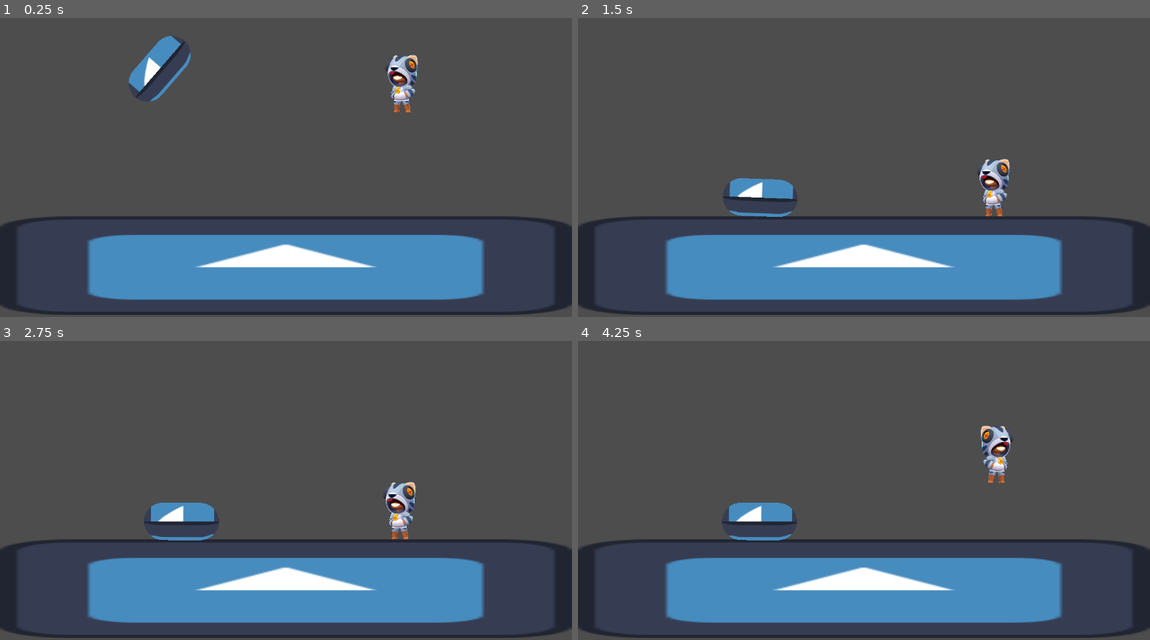
Above: before the commit, frames 1-4 (two rows, left to right).
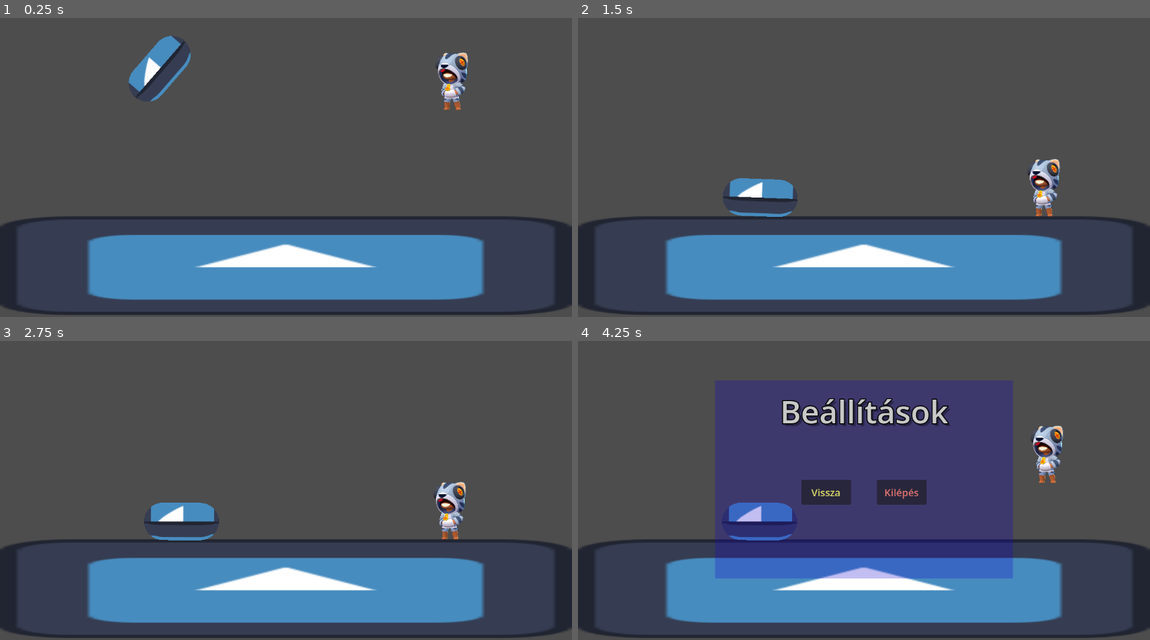
Above: after the commit, the same moments.

Repository: Tzitrom/foka
Game: Godot game, scene res://Scenes/Main/main.tscn
Two runs of this game, one before a commit and one after it. Both use one fixed random seed, a clock stepped at 60 frames per second and the inputs below. Before the commit the project starts from res://Scenes/main.tscn. The engine's default icon, where the game draws it, is replaced by a stand-in: a white triangle on a blue panel in a dark square.
Inputs (mouse positions are in pixels of both pictures, inside the frame that each line leads up to):
- Up to frame 1 (0.25 s): no input
- Up to frame 2 (1.5 s): move the mouse to (989, 140) at 0.52 s; tap A (balra) at 0.6 s; tap D (jobbra) at 0.8, 1.35 s; move the mouse to (749, 173) at 1.27 s
- Up to frame 3 (2.75 s): tap W (ugras) at 1.55, 2.1 s; move the mouse to (343, 409) at 2.02 s; tap A (balra) at 2.3 s
- Up to frame 4 (4.25 s): move the mouse to (835, 544) at 2.77 s; tap A (balra) at 2.85 s; tap D (jobbra) at 3.05, 3.6 s; move the mouse to (1035, 526) at 3.52 s; tap W (ugras) at 3.8 s; tap Escape (escape, bound only after the commit) at 4.15 s

The runs differ from the first frame. In frame 1, 1.4% of the frame differs, in the area x 67-82%, y 11-32%; in frame 2, 1.4%; in frame 3, 1.4%; in frame 4, 35%, in the area x 24-85%, y 13-80%.

Commit message:
Pause menu kész

Diff:
--- /dev/null
+++ b/demo/Globals/signalhub.gd
@@ -0,0 +1,10 @@
+extends Node
+
+signal kilepes_megnyomva
+signal vissza_a_jatekba
+
+func emit_kilepes() -> void:
+	kilepes_megnyomva.emit()
+
+func emit_vissza_a_jatekba() -> void:
+	vissza_a_jatekba.emit()
--- /dev/null
+++ b/demo/Resources/beta_cim.tres
@@ -0,0 +1,9 @@
+[gd_resource type="LabelSettings" format=3 uid="uid://bse2ghbunj38o"]
+
+[resource]
+font_size = 64
+font_color = Color(0.78775924, 0.78775924, 0.78775924, 1)
+outline_size = 8
+outline_color = Color(0, 0, 0, 1)
+shadow_color = Color(0, 0, 0, 0.3254902)
+shadow_offset = Vector2(5.695, 5.62)
--- /dev/null
+++ b/demo/Scenes/Main/main.gd
@@ -0,0 +1,28 @@
+extends Node2D
+
+@onready var pause_menu: Control = $PauseMenu
+@onready var player: Player = $Jatek/Player
+
+func _ready() -> void:
+	SignalHub.kilepes_megnyomva.connect(kilepes_a_jatekbol)
+	SignalHub.vissza_a_jatekba.connect(vissza_a_jatekba)
+
+func _input(event: InputEvent) -> void:
+	if event.is_action_pressed("escape", false):
+		if get_tree().paused:
+			vissza_a_jatekba()
+		else: pause()
+
+func vissza_a_jatekba() -> void:
+	unpause()
+
+func kilepes_a_jatekbol() -> void:
+	get_tree().quit()
+
+func pause() -> void:
+	pause_menu.show()
+	get_tree().paused = true
+
+func unpause() -> void:
+	pause_menu.hide()
+	get_tree().paused = false
--- /dev/null
+++ b/demo/Scenes/Main/main.tscn
@@ -0,0 +1,55 @@
+[gd_scene format=3 uid="uid://bcm8xcp4mwlxa"]
+
+[ext_resource type="Script" uid="uid://b7itrh3i1x5iq" path="res://Scenes/Main/main.gd" id="1_5yls4"]
+[ext_resource type="Texture2D" uid="uid://0sl4w0eecglj" path="res://icon.svg" id="1_lixft"]
+[ext_resource type="PackedScene" uid="uid://ckmucp7neayn2" path="res://Scenes/Player/player.tscn" id="2_qw60k"]
+[ext_resource type="PackedScene" uid="uid://c734kcg4rm4n" path="res://Scenes/PauseMenu/pause_menu.tscn" id="3_5yls4"]
+
+[sub_resource type="RectangleShape2D" id="RectangleShape2D_1bvp3"]
+size = Vector2(1151.5, 202)
+
+[sub_resource type="CapsuleMesh" id="CapsuleMesh_lquwl"]
+
+[sub_resource type="CapsuleShape2D" id="CapsuleShape2D_7mycd"]
+radius = 38.0
+height = 152.0
+
+[node name="Main" type="Node2D" unique_id=1111627078]
+process_mode = 3
+script = ExtResource("1_5yls4")
+
+[node name="Jatek" type="Node" parent="." unique_id=1833502724]
+process_mode = 1
+
+[node name="StaticBody2D" type="StaticBody2D" parent="Jatek" unique_id=843627837]
+
+[node name="Sprite2D" type="Sprite2D" parent="Jatek/StaticBody2D" unique_id=1002540345]
+position = Vector2(575.5, 544.5)
+scale = Vector2(9.0234375, 1.5546875)
+texture = ExtResource("1_lixft")
+
+[node name="CollisionShape2D" type="CollisionShape2D" parent="Jatek/StaticBody2D" unique_id=334145739]
+position = Vector2(576.25, 546)
+shape = SubResource("RectangleShape2D_1bvp3")
+
+[node name="RigidBody2D" type="RigidBody2D" parent="Jatek" unique_id=383110324]
+position = Vector2(321, 117)
+rotation = 0.71343905
+
+[node name="MeshInstance2D" type="MeshInstance2D" parent="Jatek/RigidBody2D" unique_id=791269957]
+position = Vector2(1.684956, 1.0774618)
+scale = Vector2(75.5, 75.5)
+mesh = SubResource("CapsuleMesh_lquwl")
+texture = ExtResource("1_lixft")
+
+[node name="CollisionShape2D" type="CollisionShape2D" parent="Jatek/RigidBody2D" unique_id=553389643]
+shape = SubResource("CapsuleShape2D_7mycd")
+
+[node name="Player" parent="Jatek" unique_id=1922821683 instance=ExtResource("2_qw60k")]
+position = Vector2(908, 124)
+
+[node name="PauseMenu" parent="." unique_id=679060756 instance=ExtResource("3_5yls4")]
+visible = false
+z_index = 10
+offset_right = 1152.0
+offset_bottom = 648.0
--- /dev/null
+++ b/demo/Scenes/PauseMenu/kilepes_gomb.gd
@@ -0,0 +1,5 @@
+class_name KilepesGomb
+extends Button
+
+func _on_pressed() -> void:
+	SignalHub.emit_kilepes()
--- /dev/null
+++ b/demo/Scenes/PauseMenu/pause_menu.gd
@@ -0,0 +1,9 @@
+extends Control
+
+
+func _on_vissza_gomb_pressed() -> void:
+	SignalHub.emit_vissza_a_jatekba()
+
+
+func _on_kilepes_gomb_pressed() -> void:
+	SignalHub.emit_kilepes()
--- /dev/null
+++ b/demo/Scenes/PauseMenu/pause_menu.tscn
@@ -0,0 +1,90 @@
+[gd_scene format=3 uid="uid://c734kcg4rm4n"]
+
+[ext_resource type="Script" uid="uid://duwt000c8ej3c" path="res://Scenes/PauseMenu/pause_menu.gd" id="1_40me1"]
+[ext_resource type="LabelSettings" uid="uid://bse2ghbunj38o" path="res://Resources/beta_cim.tres" id="1_bgicp"]
+
+[node name="PauseMenu" type="Control" unique_id=679060756]
+layout_mode = 3
+anchors_preset = 15
+anchor_right = 1.0
+anchor_bottom = 1.0
+grow_horizontal = 2
+grow_vertical = 2
+script = ExtResource("1_40me1")
+
+[node name="HatterSzin" type="ColorRect" parent="." unique_id=1479897293]
+custom_minimum_size = Vector2(600, 400)
+layout_mode = 1
+anchors_preset = 8
+anchor_left = 0.5
+anchor_top = 0.5
+anchor_right = 0.5
+anchor_bottom = 0.5
+offset_left = -100.0
+offset_top = -100.0
+offset_right = 100.0
+offset_bottom = 100.0
+grow_horizontal = 2
+grow_vertical = 2
+color = Color(0.07058824, 0, 0.8039216, 0.25490198)
+
+[node name="VB" type="VBoxContainer" parent="." unique_id=982047983]
+layout_mode = 1
+anchors_preset = 8
+anchor_left = 0.5
+anchor_top = 0.5
+anchor_right = 0.5
+anchor_bottom = 0.5
+offset_left = -169.5
+offset_top = -182.0
+offset_right = 169.5
+offset_bottom = 182.0
+grow_horizontal = 2
+grow_vertical = 2
+size_flags_horizontal = 4
+size_flags_vertical = 4
+
+[node name="MenuCim" type="Label" parent="VB" unique_id=709039094]
+layout_mode = 2
+text = "Beállítások"
+label_settings = ExtResource("1_bgicp")
+horizontal_alignment = 1
+
+[node name="MC" type="MarginContainer" parent="VB" unique_id=1653233690]
+layout_mode = 2
+theme_override_constants/margin_top = 87
+
+[node name="HB" type="HBoxContainer" parent="VB" unique_id=1076946689]
+layout_mode = 2
+size_flags_horizontal = 4
+
+[node name="VisszaGomb" type="Button" parent="VB/HB" unique_id=1241560031]
+custom_minimum_size = Vector2(100, 50)
+layout_mode = 2
+size_flags_horizontal = 4
+tooltip_text = "Vissza a játékba"
+theme_override_colors/font_color = Color(0.8745098, 0.8745098, 0.42745098, 1)
+theme_override_colors/font_focus_color = Color(0.9490196, 0.9490196, 0.5568628, 1)
+theme_override_font_sizes/font_size = 20
+text = "Vissza"
+
+[node name="MC" type="MarginContainer" parent="VB/HB" unique_id=1881814502]
+layout_mode = 2
+theme_override_constants/margin_left = 44
+
+[node name="KilepesGomb" type="Button" parent="VB/HB" unique_id=761505081]
+custom_minimum_size = Vector2(100, 0)
+layout_mode = 2
+size_flags_horizontal = 4
+theme_override_colors/font_color = Color(0.8745098, 0.45490196, 0.43137255, 1)
+theme_override_font_sizes/font_size = 20
+text = "Kilépés"
+
+[node name="MC2" type="MarginContainer" parent="VB" unique_id=2118993578]
+layout_mode = 2
+theme_override_constants/margin_top = 84
+
+[connection signal="pressed" from="VB/HB/VisszaGomb" to="." method="_on_vissza_gomb_pressed"]
+[connection signal="pressed" from="VB/HB/VisszaGomb" to="VB/HB/VisszaGomb" method="_on_pressed"]
+[connection signal="pressed" from="VB/HB/KilepesGomb" to="." method="_on_kilepes_gomb_pressed"]
+[connection signal="pressed" from="VB/HB/KilepesGomb" to="VB/HB/KilepesGomb" method="_on_pressed"]
--- /dev/null
+++ b/demo/Scenes/PauseMenu/vissza_gomb.gd
@@ -0,0 +1,5 @@
+class_name VisszaGomb
+extends Button
+
+func _on_pressed() -> void:
+	SignalHub.emit_vissza_a_jatekba()
--- a/demo/Scenes/player.tscn
+++ b/demo/Scenes/Player/player.tscn
@@ -1,13 +1,13 @@
 [gd_scene format=3 uid="uid://ckmucp7neayn2"]
 
-[ext_resource type="Script" uid="uid://djmhgbn08ai0f" path="res://Scenes/playerreal.gd" id="1_cvnsp"]
+[ext_resource type="Script" uid="uid://c31m6youfue6o" path="res://Scenes/Player/player.gd" id="1_a3d8c"]
 [ext_resource type="Texture2D" uid="uid://cgtjx1et3mow8" path="res://Assets/cat leon without bg.webp" id="1_v0iea"]
 
 [sub_resource type="RectangleShape2D" id="RectangleShape2D_cvnsp"]
 size = Vector2(66, 116)
 
 [node name="Player" type="CharacterBody2D" unique_id=1922821683]
-script = ExtResource("1_cvnsp")
+script = ExtResource("1_a3d8c")
 
 [node name="Textura" type="Sprite2D" parent="." unique_id=568434214]
 position = Vector2(1.9999924, -2.0000153)
--- a/demo/Scenes/main.tscn
+++ /dev/null
@@ -1,42 +0,0 @@
-[gd_scene format=3 uid="uid://bcm8xcp4mwlxa"]
-
-[ext_resource type="Texture2D" uid="uid://0sl4w0eecglj" path="res://icon.svg" id="1_8gbba"]
-[ext_resource type="PackedScene" uid="uid://ckmucp7neayn2" path="res://Scenes/player.tscn" id="2_bo1nx"]
-
-[sub_resource type="RectangleShape2D" id="RectangleShape2D_1bvp3"]
-size = Vector2(1151.5, 202)
-
-[sub_resource type="CapsuleMesh" id="CapsuleMesh_lquwl"]
-
-[sub_resource type="CapsuleShape2D" id="CapsuleShape2D_7mycd"]
-radius = 38.0
-height = 152.0
-
-[node name="main" type="Node2D" unique_id=1111627078]
-
-[node name="StaticBody2D" type="StaticBody2D" parent="." unique_id=843627837]
-
-[node name="Sprite2D" type="Sprite2D" parent="StaticBody2D" unique_id=1002540345]
-position = Vector2(575.5, 544.5)
-scale = Vector2(9.0234375, 1.5546875)
-texture = ExtResource("1_8gbba")
-
-[node name="CollisionShape2D" type="CollisionShape2D" parent="StaticBody2D" unique_id=334145739]
-position = Vector2(576.25, 546)
-shape = SubResource("RectangleShape2D_1bvp3")
-
-[node name="RigidBody2D" type="RigidBody2D" parent="." unique_id=383110324]
-position = Vector2(321, 117)
-rotation = 0.71343905
-
-[node name="MeshInstance2D" type="MeshInstance2D" parent="RigidBody2D" unique_id=791269957]
-position = Vector2(1.684956, 1.0774618)
-scale = Vector2(75.5, 75.5)
-mesh = SubResource("CapsuleMesh_lquwl")
-texture = ExtResource("1_8gbba")
-
-[node name="CollisionShape2D" type="CollisionShape2D" parent="RigidBody2D" unique_id=553389643]
-shape = SubResource("CapsuleShape2D_7mycd")
-
-[node name="Player" parent="." unique_id=1922821683 instance=ExtResource("2_bo1nx")]
-position = Vector2(807, 129)
--- a/demo/player.gd
+++ /dev/null
@@ -1,35 +0,0 @@
-extends CharacterBody2D
-
-@export var gravity: float = 1500.0
-@export var acceleration: float = 100.0
-@export var jump_velocity: float = 600.0
-@export var max_speed: float = 500.0
-@export_range(0.0, 1.0) var friction: float = 0.8
-
-@onready var texture_sprite: Sprite2D = $textura
-
-func _unhandled_input(event: InputEvent) -> void:
-	if event.is_action("ugras") and is_on_floor():
-		jump()
-
-func _physics_process(delta: float) -> void:
-	velocity.y += gravity * delta
-
-	var direction := Input.get_axis("balra", "jobbra")
-	if absf(velocity.x) <= max_speed:
-		velocity.x += direction * acceleration
-
-	velocity.x = clampf(velocity.x, -max_speed, max_speed)
-	if direction == 0.0:
-		velocity.x *= friction
-
-	move_and_slide()
-
-	var mouse_offset := get_global_mouse_position().x - global_position.x
-	if mouse_offset > 0.0:
-		texture_sprite.flip_h = false
-	elif mouse_offset < 0.0:
-		texture_sprite.flip_h = true
-
-func jump() -> void:
-	velocity.y -= jump_velocity
--- a/demo/project.godot
+++ b/demo/project.godot
@@ -18,6 +18,14 @@
 run/main_scene="uid://bcm8xcp4mwlxa"
 config/features=PackedStringArray("4.7", "Forward Plus")
 config/icon="res://icon.svg"
+
+[autoload]
+
+SignalHub="*uid://dfa0asacu4yn7"
+
+[display]
+
+window/stretch/aspect="expand"
 
 [input]
 
@@ -40,3 +48,8 @@
 , Object(InputEventKey,"resource_local_to_scene":false,"resource_name":"","device":-1,"window_id":0,"alt_pressed":false …(186 unchanged characters)…
 ]
 }
+escape={
+"deadzone": 0.2,
+"events": [Object(InputEventKey,"resource_local_to_scene":false,"resource_name":"","device":-1,"window_id":0,"alt_pressed":false,"shift_pressed":false,"ctrl_pressed":false,"meta_pressed":false,"pressed":false,"keycode":0,"physical_keycode":4194305,"key_label":0,"unicode":0,"location":0,"echo":false,"script":null)
+]
+}
Not shown, added: demo/Globals/signalhub.gd.uid
Not shown, added: demo/Scenes/Main/main.gd.uid
Not shown, added: demo/Scenes/PauseMenu/kilepes_gomb.gd.uid
Not shown, added: demo/Scenes/PauseMenu/pause_menu.gd.uid
Not shown, added: demo/Scenes/PauseMenu/vissza_gomb.gd.uid
Renamed: demo/Scenes/playerreal.gd -> demo/Scenes/Player/player.gd
Not shown, added: demo/Scenes/Player/player.gd.uid
Not shown, removed: demo/Scenes/playerreal.gd.uid
Not shown, removed: demo/player.gd.uid
